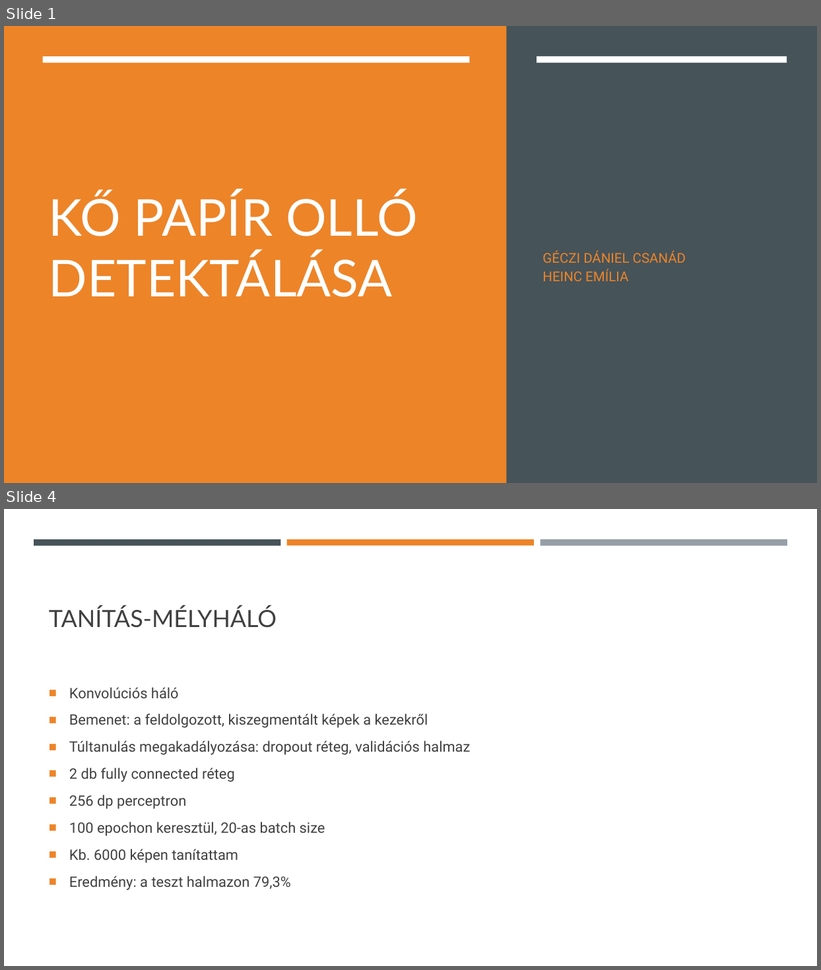
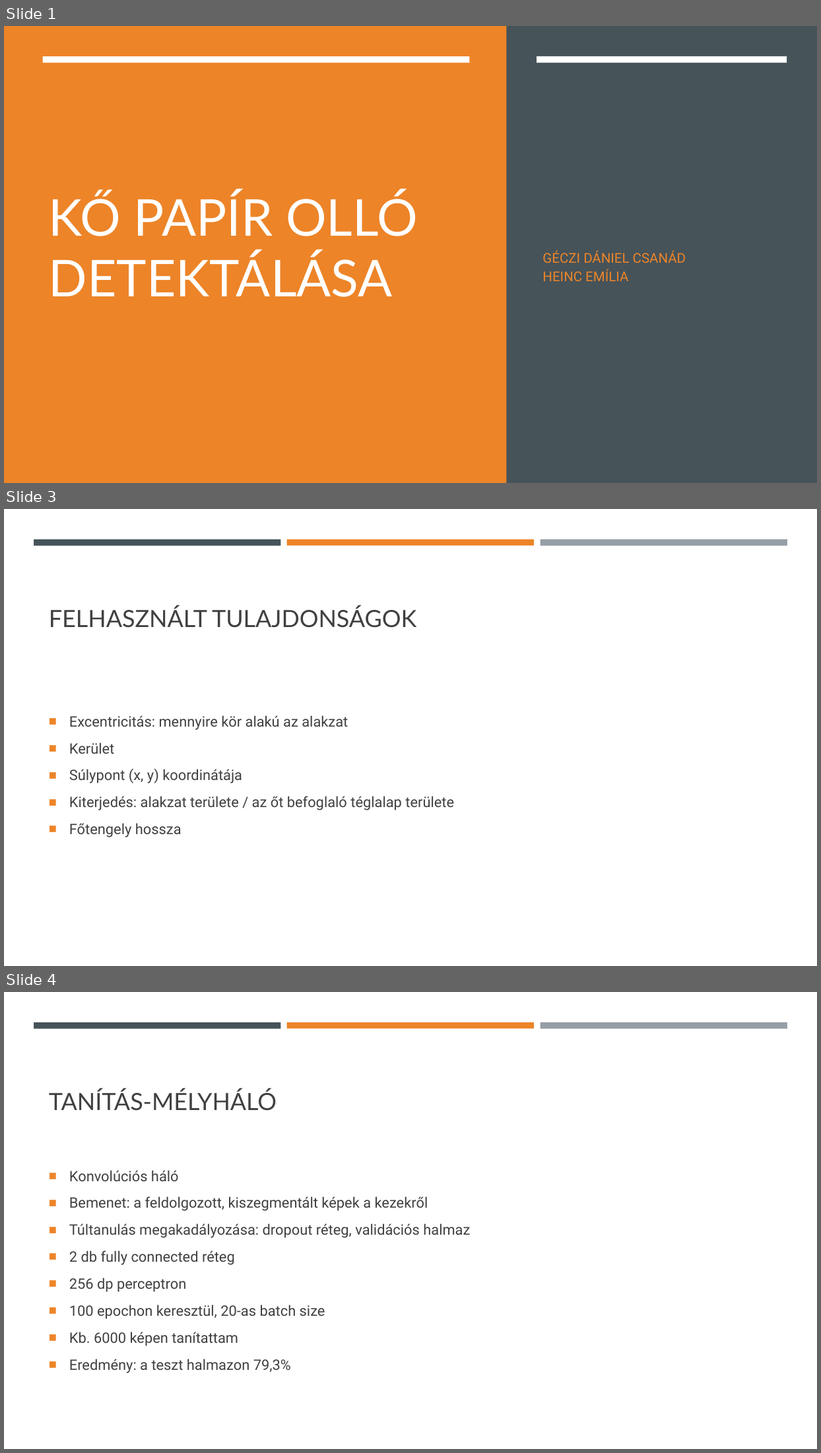
Before and after one commit to milka513/fejlett_kepfel, a slide deck: Kő papír olló.pptx. Shown one above the other, each under a label of ours: slides 1 and 4 before the commit, slides 1, 3 and 4 after it; the slides between them are not shown. The pictures are 821x970 and 821x1453 pixels, drawn with LibreOffice and Linux fonts; fonts in the diff are those of the drawing. Boxes give left, top, right and bottom in pixels: in the first picture for what was removed or moved away, otherwise in the second. Text is boxed around its words. In the diff, an @@ line names an element or a change of style, - is before the commit and + after.

```diff
--- a/Kő papír olló.pptx
+++ b/Kő papír olló.pptx
@@ slide 3 added at (x1=4, y1=509, x2=817, y2=966), background #FFFFFF; not listed: 3 template elements that a slide beside it also shows @@
@@ title added at (x1=49, y1=607, x2=416, y2=628), 28 pt, text #404040 @@
+FELHASZNÁLT TULAJDONSÁGOK
@@ text added at (x1=69, y1=716, x2=454, y2=838), 17 pt, text #404040 @@
+■ Excentricitás: mennyire kör alakú az alakzat
+■ Kerület
+■ Súlypont (x, y) koordinátája
+■ Kiterjedés: alakzat területe / az őt befoglaló téglalap területe
+■ Főtengely hossza
```
Also in this commit, not shown: 2 slides changed, 1 slide removed, 6 other files.
